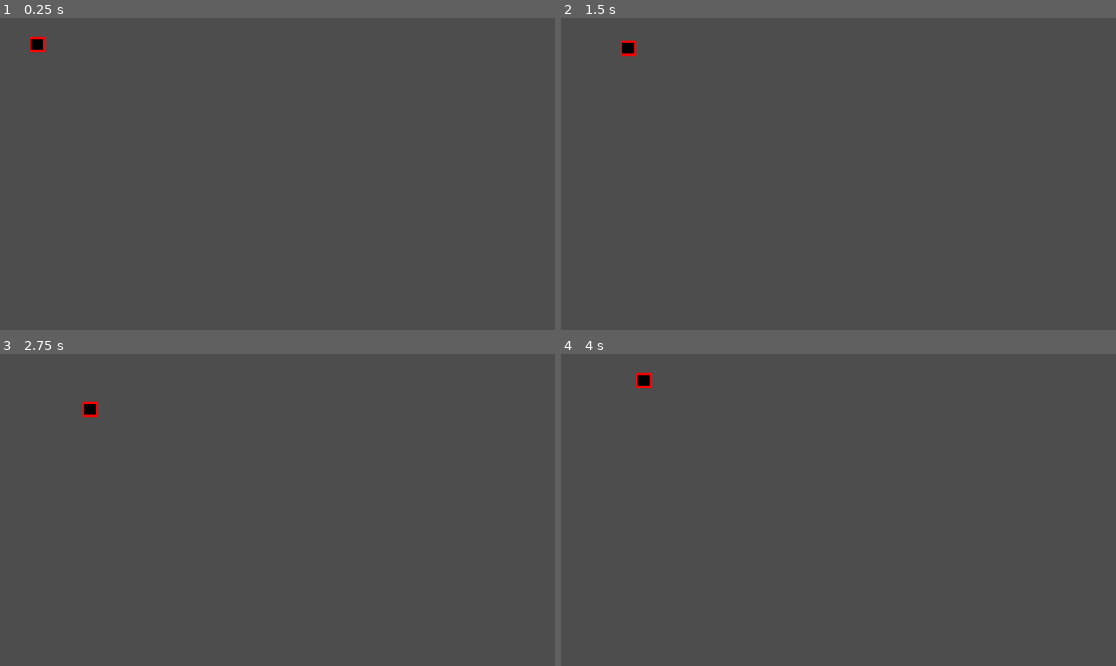
Above: before the commit, frames 1-4 (two rows, left to right).
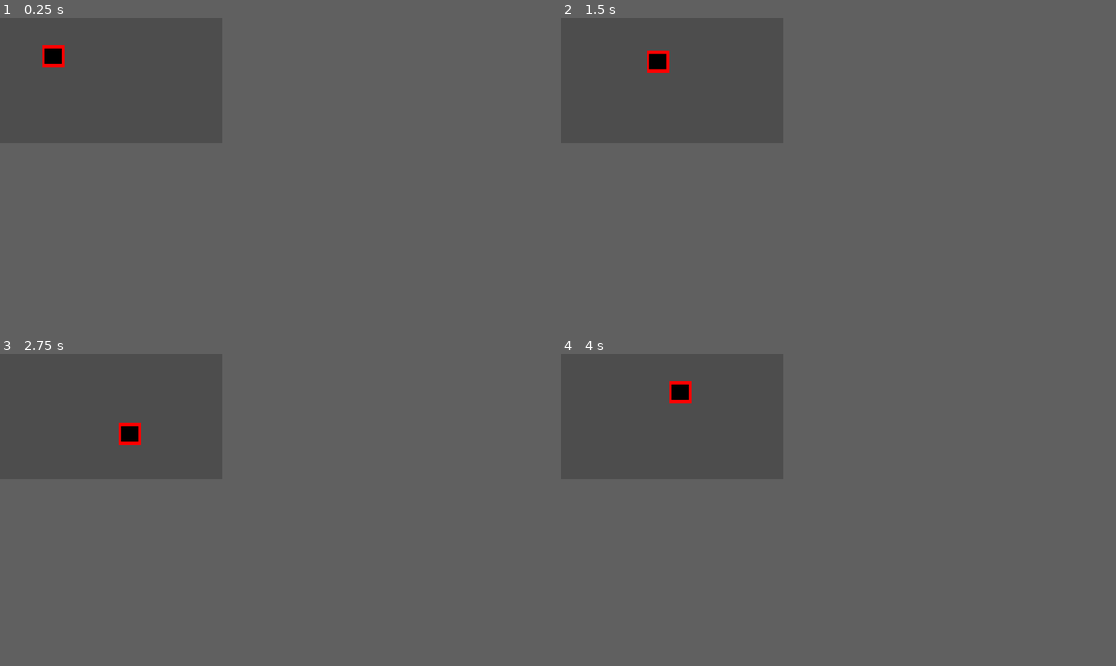
Above: after the commit, the same moments.

Repository: Pi-pol/Tachyon-race
Game: Godot game, scene res://Scenes/1stlevel.tscn
The game is run twice, just before and just after one commit, with the same random seed, the same clock (stepped at 60 frames per second) and the same inputs. This scene is started directly instead of the project's main scene.
Inputs (mouse positions are in pixels of both pictures, inside the frame that each line leads up to):
- Up to frame 1 (0.25 s): no input
- Up to frame 2 (1.5 s): tap Enter at 0.5 s; move the mouse to (960, 158) at 0.52 s; hold Right (ui_right) 0.53-1.28 s; click (960, 158) at 0.67 s; move the mouse to (727, 189) at 1.27 s; hold Down (ui_down) from 1.28 s (still down)
- Up to frame 3 (2.75 s): move the mouse to (333, 441) at 2.02 s; release Down (ui_down) at 2.03 s; hold Right (ui_right) from 2.03 s (still down)
- Up to frame 4 (4 s): move the mouse to (810, 572) at 2.77 s; release Right (ui_right) at 2.78 s; hold Up (ui_up) 2.78-3.53 s; click (810, 572) at 2.92 s; move the mouse to (1005, 556) at 3.52 s; hold Left (ui_left) from 3.53 s (still down)
In our replay, the window is 799x449 before the commit and 320x180 after it. These sizes can differ from the game's own. Grey fills any space a smaller window leaves; there, only what the larger window draws over its background counts as a difference.

The runs differ from the first frame. In frame 1, 0.4% of the frame differs, in the area x 5-12%, y 6-16%; in frame 2, 0.4%; in frame 3, 0.4%, in the area x 14-26%, y 15-30%; in frame 4, 0.4%.

Commit message:
sth done

Diff:
--- a/Scenes/1stlevel.tscn
+++ b/Scenes/1stlevel.tscn
@@ -17,7 +17,7 @@
 [node name="Sprite2D" type="Sprite2D" parent="CharacterBody2D"]
 texture = ExtResource("2_xif6h")
 
-[node name="CollisionShape2D" type="CollisionShape2D" parent="CharacterBody2D/Sprite2D"]
+[node name="CollisionShape2D" type="CollisionShape2D" parent="CharacterBody2D"]
 position = Vector2(0, 7)
 rotation = 1.5708
 shape = SubResource("CapsuleShape2D_r6njw")
--- a/Scripts/Player.gd
+++ b/Scripts/Player.gd
@@ -14,4 +14,4 @@
 		velocity = velocity.move_toward(input_vector*MAX_SPEED, ACCELERATION*delta)
 	else:
 		velocity = velocity.move_toward(Vector2.ZERO,FRICTION*delta)
-	move_and_collide(velocity*delta)
+	move_and_slide()
--- a/project.godot
+++ b/project.godot
@@ -14,3 +14,8 @@
 run/main_scene="res://Scenes/MainMenu.tscn"
 config/features=PackedStringArray("4.2", "Forward Plus")
 config/icon="res://icon.svg"
+
+[display]
+
+window/size/viewport_width=320
+window/size/viewport_height=180
